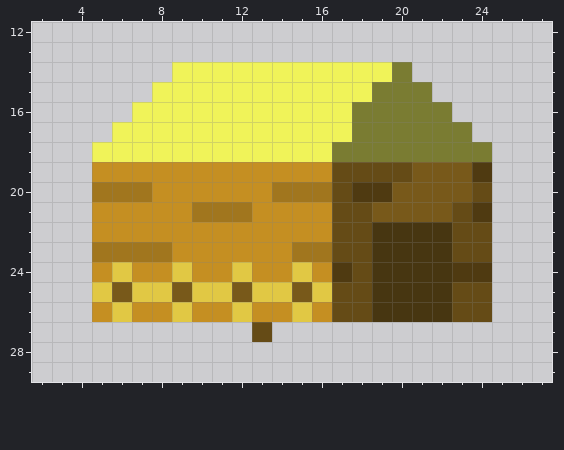
Pixel-art sprite -- Assets/sprite/Building and Some DIrt/Building/Barrack.png. That is the earlier state.
The file is 40x40 pixels. Shown: x 2..27, y 12..29.
After the commit:
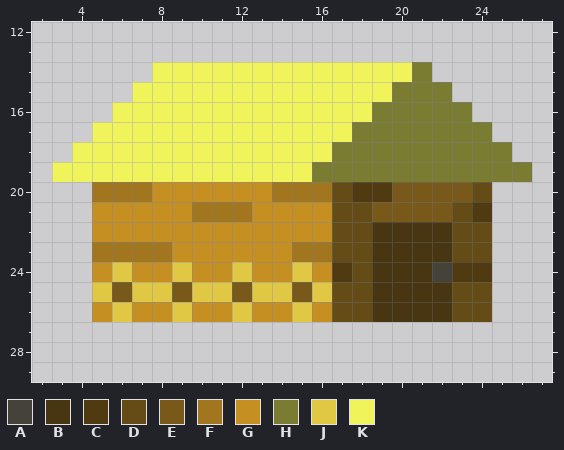
Palette (. is transparent): A #45423a  B #473611  C #4f3a11  D #654b16  E #78591a  F #a1761e  G #c58f22  H #7a7c32  J #e1c844  K #f0f359
Difference:
Changed rows in their new state; - is an unchanged pixel.
first column x 3:
14 -----K-----------KH-----
15 ----K-----------K--H----
16 ---K-----------K----H---
17 --K------------------H--
18 -K--------------------H-
19 KKKKKKKKKKKKKHHHHHHHHHHH
first column x 13:
24 ---------A
27 .---------
